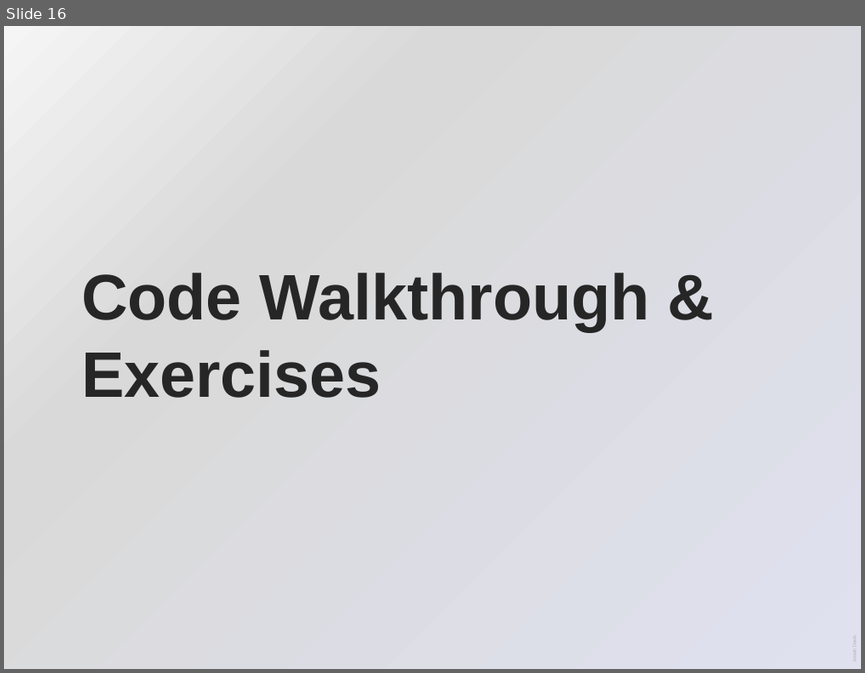
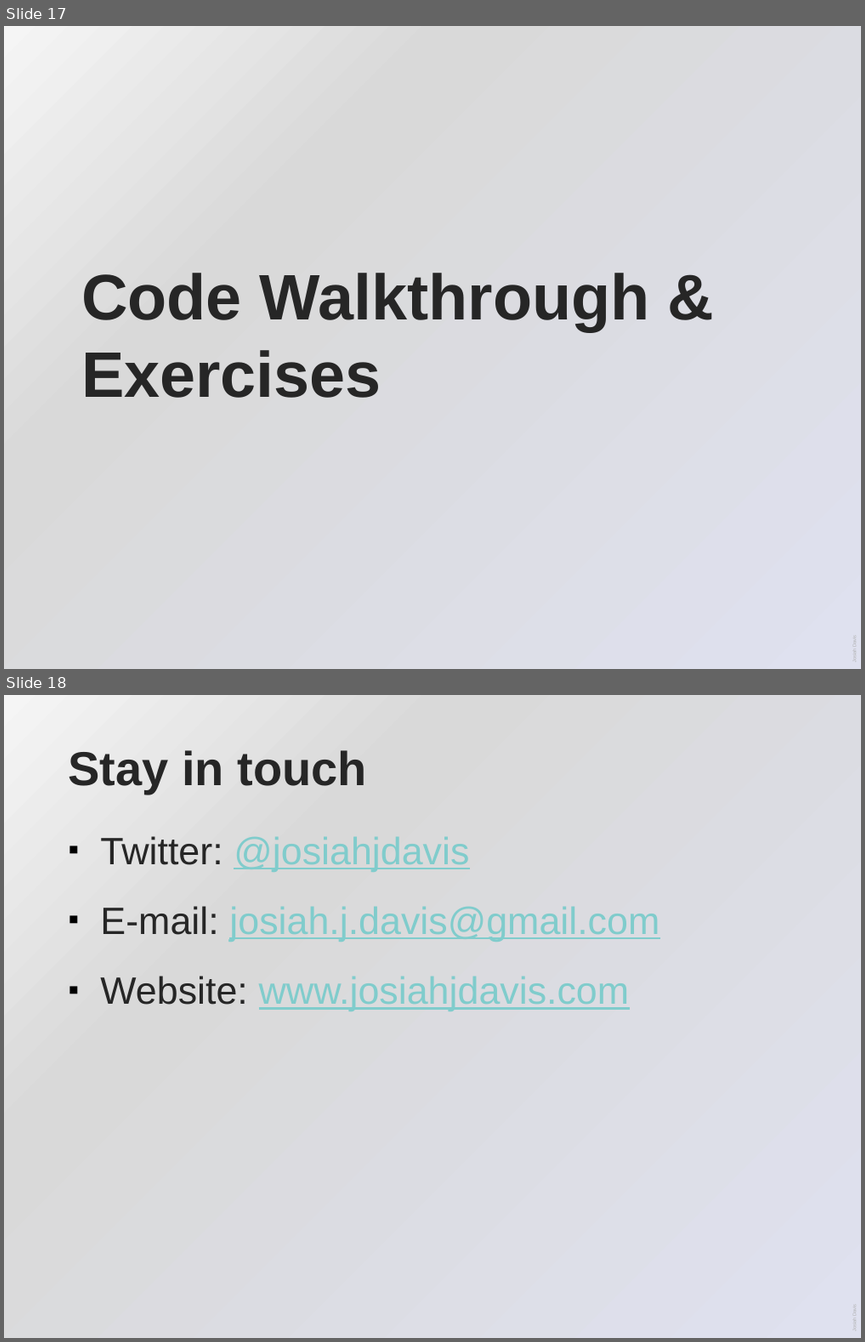
Before and after one commit to josiahdavis/python_data_analysis, a slide deck: python_data_analysis.pptx. Shown one above the other, each under a label of ours: slide 16 before the commit, slides 17 and 18 after it. The pictures are 865x673 and 865x1342 pixels, drawn with LibreOffice and Linux fonts; fonts in the diff are those of the drawing. Boxes give left, top, right and bottom in pixels: in the first picture for what was removed or moved away, otherwise in the second. Text is boxed around its words. In the diff, an @@ line names an element or a change of style, - is before the commit and + after.

```diff
--- a/python_data_analysis.pptx
+++ b/python_data_analysis.pptx
@@ slide 18 added at (4,695,861,1338), background gradient #F5F5F5 to #D9D9D9 to #E0E1EF; not listed: 1 template element that a slide beside it also shows @@
@@ title added at (69,750,366,794), 40 pt, text #262626, bold @@
+Stay in touch
@@ text added at (100,836,659,1011), 32 pt, text #80CCCC, underline @@
+▪ Twitter: @josiahjdavis
+▪ E-mail: josiah.j.davis@gmail.com
+▪ Website: www.josiahjdavis.com
@@ what was slide 16 is now slide 17 @@
```
Also in this commit, not shown: 1 other slide added, 2 slides removed, 2 other files.
